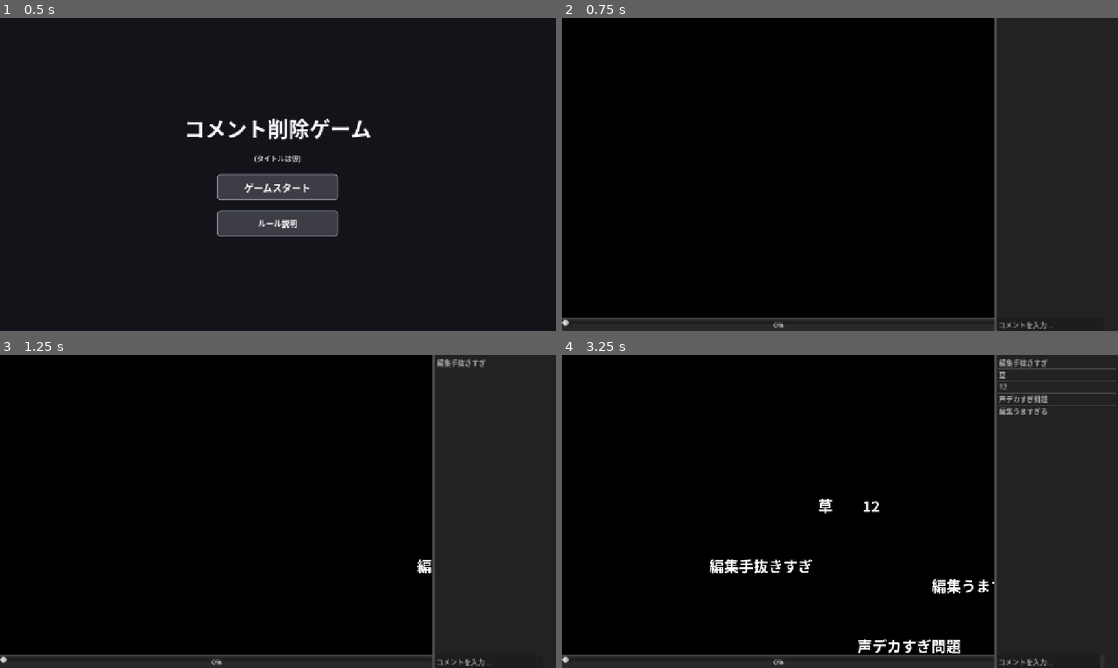
Above: before the commit, frames 1-4 (two rows, left to right).
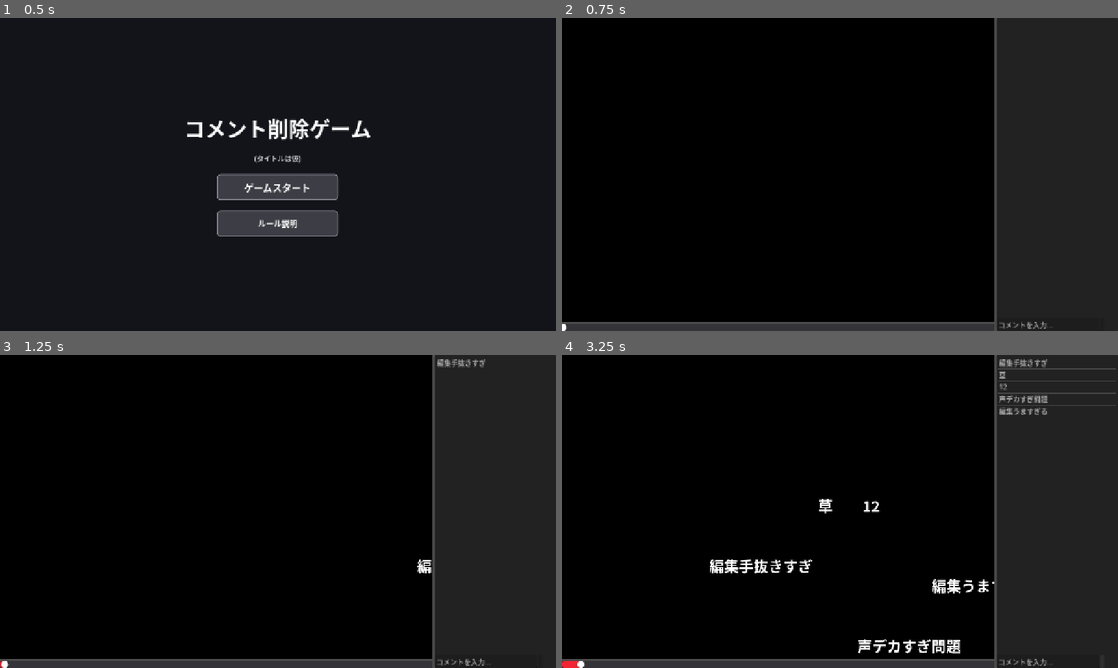
Above: after the commit, the same moments.

Repository: Nijuju1180/Hackathon_teamA
Game: Godot game, scene res://scenes/title.tscn
Two runs of this game, one before a commit and one after it. Both use one fixed random seed, a clock stepped at 60 frames per second and the inputs below. Video files are missing from this copy of the repository; at most half a second of black plays in their place.
Inputs (mouse positions are in pixels of both pictures, inside the frame that each line leads up to):
- Up to frame 1 (0.5 s): no input
- Up to frame 2 (0.75 s): click "ゲームスタート" at 0.5 s
- Up to frame 3 (1.25 s): no input
- Up to frame 4 (3.25 s): click (1045, 661) at 1.27 s; type "12" at 1.35 s; click (1101, 661) at 2 s; click (1101, 661) at 2.75 s

Frame 1 is identical in both runs. In frame 2, 1.6% of the frame differs, in the area x 0-78%, y 95-100%; in frame 3, 1.6%; in frame 4, 1.7%.

Commit message:
制限時間・進行度バー・リザルト画面を追加し、main.tscnを削除

Diff:
--- a/scenes/main.tscn
+++ /dev/null
@@ -1,36 +0,0 @@
-[gd_scene load_steps=4 format=3 uid="uid://bfgmypjs8e3bh"]
-
-[ext_resource type="Script" uid="uid://cyeh6cfnvxvwg" path="res://scripts/comment_layer.gd" id="1_layer"]
-[ext_resource type="Script" path="res://scripts/looping_video_background.gd" id="2_bgscript"]
-[ext_resource type="VideoStream" path="res://assets/kawaii.ogv" id="3_bgvideo"]
-
-[node name="Main" type="Control" unique_id=435457306]
-layout_mode = 3
-anchors_preset = 15
-anchor_right = 1.0
-anchor_bottom = 1.0
-grow_horizontal = 2
-grow_vertical = 2
-
-[node name="Background" type="VideoStreamPlayer" parent="." unique_id=2140721763]
-layout_mode = 1
-anchors_preset = 15
-anchor_right = 1.0
-anchor_bottom = 1.0
-grow_horizontal = 2
-grow_vertical = 2
-mouse_filter = 2
-stream = ExtResource("3_bgvideo")
-autoplay = true
-expand = true
-script = ExtResource("2_bgscript")
-
-[node name="CommentLayer" type="Control" parent="." unique_id=1288996329]
-layout_mode = 1
-anchors_preset = 15
-anchor_right = 1.0
-anchor_bottom = 1.0
-grow_horizontal = 2
-grow_vertical = 2
-mouse_filter = 2
-script = ExtResource("1_layer")
--- /dev/null
+++ b/scenes/result_overlay.tscn
@@ -0,0 +1,56 @@
+[gd_scene format=3]
+
+[ext_resource type="Theme" path="res://theme/ui_theme.tres" id="1_theme"]
+[ext_resource type="Script" path="res://scripts/result_overlay.gd" id="2_script"]
+
+[node name="ResultOverlay" type="ColorRect"]
+theme = ExtResource("1_theme")
+anchors_preset = 15
+anchor_right = 1.0
+anchor_bottom = 1.0
+grow_horizontal = 2
+grow_vertical = 2
+color = Color(0, 0, 0, 0.78)
+script = ExtResource("2_script")
+
+[node name="ResultCenter" type="CenterContainer" parent="."]
+layout_mode = 1
+anchors_preset = 15
+anchor_right = 1.0
+anchor_bottom = 1.0
+grow_horizontal = 2
+grow_vertical = 2
+mouse_filter = 2
+
+[node name="VBox" type="VBoxContainer" parent="ResultCenter"]
+layout_mode = 2
+theme_override_constants/separation = 24
+alignment = 1
+
+[node name="ResultTitle" type="Label" parent="ResultCenter/VBox"]
+layout_mode = 2
+theme_override_colors/font_color = Color(1, 1, 1, 1)
+theme_override_font_sizes/font_size = 40
+text = "リザルト"
+horizontal_alignment = 1
+
+[node name="ResultSub" type="Label" parent="ResultCenter/VBox"]
+layout_mode = 2
+theme_override_colors/font_color = Color(0.8, 0.8, 0.82, 1)
+theme_override_font_sizes/font_size = 16
+text = "(評価内容は今後実装予定)"
+horizontal_alignment = 1
+
+[node name="RetryButton" type="Button" parent="ResultCenter/VBox"]
+custom_minimum_size = Vector2(240, 56)
+layout_mode = 2
+size_flags_horizontal = 4
+theme_override_font_sizes/font_size = 20
+text = "もういちど"
+
+[node name="TitleButton" type="Button" parent="ResultCenter/VBox"]
+custom_minimum_size = Vector2(240, 56)
+layout_mode = 2
+size_flags_horizontal = 4
+theme_override_font_sizes/font_size = 20
+text = "タイトルに戻る"
--- a/scenes/ui/HUD.tscn
+++ b/scenes/ui/HUD.tscn
@@ -4,6 +4,28 @@
 [ext_resource type="Script" uid="uid://cyeh6cfnvxvwg" path="res://scripts/comment_layer.gd" id="1_kw0id"]
 [ext_resource type="Script" path="res://scripts/looping_video_background.gd" id="2_bgscript"]
 [ext_resource type="VideoStream" path="res://assets/kawaii.ogv" id="3_bgvideo"]
+[ext_resource type="PackedScene" path="res://scenes/result_overlay.tscn" id="4_result"]
+
+[sub_resource type="StyleBoxFlat" id="StyleBoxFlat_bar_bg"]
+bg_color = Color(0.2, 0.2, 0.22, 1)
+corner_radius_top_left = 6
+corner_radius_top_right = 6
+corner_radius_bottom_right = 6
+corner_radius_bottom_left = 6
+
+[sub_resource type="StyleBoxFlat" id="StyleBoxFlat_bar_fill"]
+bg_color = Color(0.95, 0.15, 0.2, 1)
+corner_radius_top_left = 6
+corner_radius_top_right = 6
+corner_radius_bottom_right = 6
+corner_radius_bottom_left = 6
+
+[sub_resource type="StyleBoxFlat" id="StyleBoxFlat_marker"]
+bg_color = Color(1, 1, 1, 1)
+corner_radius_top_left = 8
+corner_radius_top_right = 8
+corner_radius_bottom_right = 8
+corner_radius_bottom_left = 8
 
 [node name="HUD" type="CanvasLayer" unique_id=1740861528]
 script = ExtResource("1_atyv1")
@@ -62,10 +84,18 @@
 layout_mode = 2
 
 [node name="ProgressBar" type="ProgressBar" parent="MainLayout/RootBox/PlayerArea/ControlBar" unique_id=587186703]
+custom_minimum_size = Vector2(0, 16)
 layout_mode = 2
+mouse_filter = 2
+theme_override_styles/background = SubResource("StyleBoxFlat_bar_bg")
+theme_override_styles/fill = SubResource("StyleBoxFlat_bar_fill")
+show_percentage = false
 
-[node name="HSlider" type="HSlider" parent="MainLayout/RootBox/PlayerArea/ControlBar" unique_id=1691928239]
-layout_mode = 2
+[node name="Marker" type="Panel" parent="MainLayout/RootBox/PlayerArea/ControlBar/ProgressBar" unique_id=2894571036]
+custom_minimum_size = Vector2(16, 16)
+size = Vector2(16, 16)
+mouse_filter = 2
+theme_override_styles/panel = SubResource("StyleBoxFlat_marker")
 
 [node name="SidePanel" type="PanelContainer" parent="MainLayout/RootBox" unique_id=1838214493]
 custom_minimum_size = Vector2(280, 0)
@@ -96,3 +126,5 @@
 
 [node name="Button" type="Button" parent="MainLayout/RootBox/SidePanel/VBoxContainer/CommentList/InputHBox" unique_id=1341561041]
 layout_mode = 2
+
+[node name="ResultOverlay" parent="." instance=ExtResource("4_result")]
--- a/scenes/ui/hud_controller.gd
+++ b/scenes/ui/hud_controller.gd
@@ -1,4 +1,7 @@
 extends CanvasLayer
+
+## 制限時間(秒)。progress_barはこの時間の経過を表示するだけで、手動操作はできない。
+@export_range(10.0, 600.0, 1.0) var time_limit_seconds: float = 60.0
 
 # --- ノード参照 ---
 # ノード名や階層が異なる場合は、シーンツリーからスクリプトへドラッグ＆ドロップしてパスを調整してください
@@ -7,6 +10,11 @@
 @onready var comment_input: LineEdit = $MainLayout/RootBox/SidePanel/VBoxContainer/CommentList/InputHBox/CommentInput
 @onready var send_button: Button = $MainLayout/RootBox/SidePanel/VBoxContainer/CommentList/InputHBox/Button
 @onready var progress_bar: Range = $MainLayout/RootBox/PlayerArea/ControlBar/ProgressBar
+@onready var progress_marker: Control = $MainLayout/RootBox/PlayerArea/ControlBar/ProgressBar/Marker
+@onready var result_overlay = $ResultOverlay
+
+var _elapsed: float = 0.0
+var _time_up: bool = false
 
 
 func _ready() -> void:
@@ -19,6 +27,37 @@
 		send_button.pressed.connect(_on_send_pressed)
 	if is_instance_valid(comment_input):
 		comment_input.text_submitted.connect(_on_text_submitted)
+
+	# 3. 制限時間バーの初期化
+	if is_instance_valid(progress_bar):
+		progress_bar.min_value = 0.0
+		progress_bar.max_value = time_limit_seconds
+		progress_bar.value = 0.0
+
+
+func _process(delta: float) -> void:
+	if _time_up:
+		return
+	_elapsed = minf(_elapsed + delta, time_limit_seconds)
+	if is_instance_valid(progress_bar):
+		progress_bar.value = _elapsed
+		_update_marker()
+	if _elapsed >= time_limit_seconds:
+		_time_up = true
+		if is_instance_valid(result_overlay):
+			result_overlay.show_result()
+
+
+## progress_barの現在値に合わせて、丸マーカーをバー上の対応位置に置く。
+func _update_marker() -> void:
+	if not is_instance_valid(progress_marker):
+		return
+	var ratio := 0.0
+	if progress_bar.max_value > 0.0:
+		ratio = progress_bar.value / progress_bar.max_value
+	var x := progress_bar.size.x * ratio - progress_marker.size.x / 2.0
+	var y := (progress_bar.size.y - progress_marker.size.y) / 2.0
+	progress_marker.position = Vector2(x, y)
 
 
 func _on_comment_spawned(comment: FlowingComment) -> void:
--- /dev/null
+++ b/scripts/result_overlay.gd
@@ -0,0 +1,24 @@
+extends ColorRect
+## リザルト画面。show_result()で表示する。
+## 評価内容の表示は未実装(健全度ゲージ側の実装待ち)。
+
+@onready var _retry_button: Button = $ResultCenter/VBox/RetryButton
+@onready var _title_button: Button = $ResultCenter/VBox/TitleButton
+
+
+func _ready() -> void:
+	visible = false
+	_retry_button.pressed.connect(_on_retry_pressed)
+	_title_button.pressed.connect(_on_title_pressed)
+
+
+func show_result() -> void:
+	visible = true
+
+
+func _on_retry_pressed() -> void:
+	get_tree().reload_current_scene()
+
+
+func _on_title_pressed() -> void:
+	get_tree().change_scene_to_file("res://scenes/title.tscn")
Not shown, added: scripts/result_overlay.gd.uid
